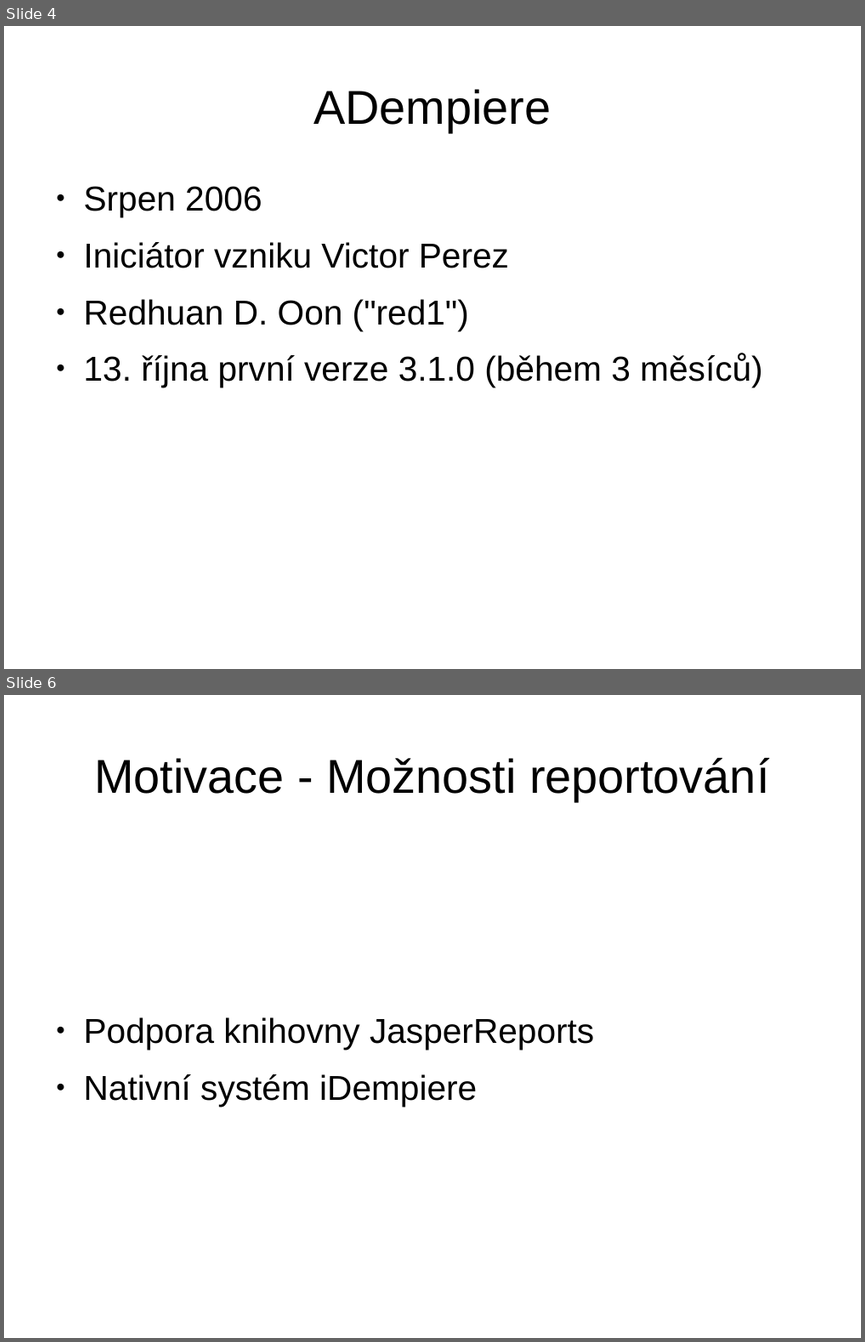
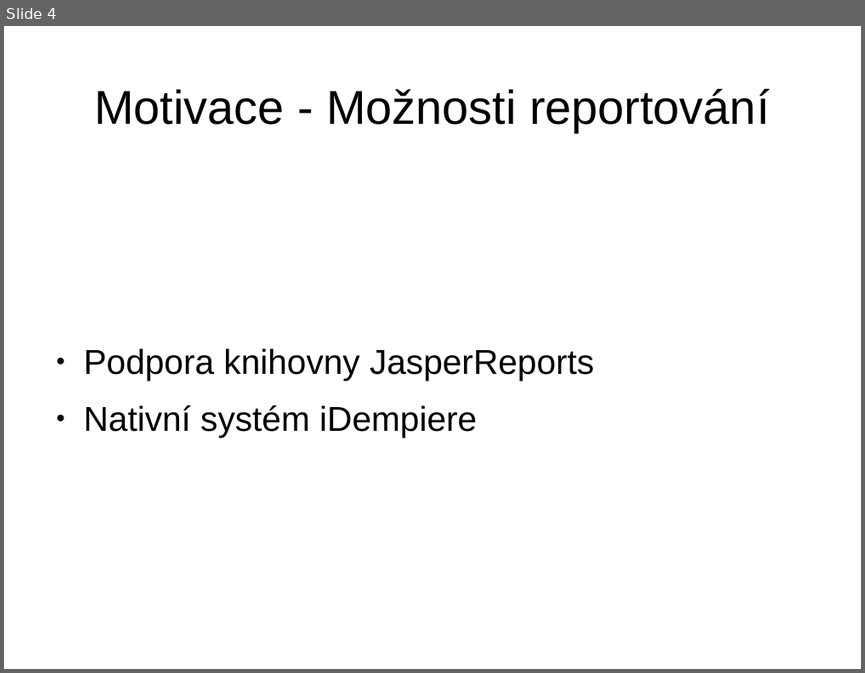
Before and after one commit to martin-vavrusak/mgr_statnice, a slide deck: !prezentace/vavrusak_WYSIVYG.odp. Shown one above the other, each under a label of ours: slides 4 and 6 before the commit, slide 4 after it; the slides between them are not shown. The pictures are 865x1342 and 865x673 pixels, drawn with LibreOffice and Linux fonts; fonts in the diff are those of the drawing. Boxes give left, top, right and bottom in pixels: in the first picture for what was removed or moved away, otherwise in the second. Text is boxed around its words. In the diff, an @@ line names an element or a change of style, - is before the commit and + after.

```diff
--- a/!prezentace/vavrusak_WYSIVYG.odp
+++ b/!prezentace/vavrusak_WYSIVYG.odp
@@ slide 4 removed at <box>4,26,861,669</box>, background #FFFFFF @@
@@ title removed at <box>313,89,551,132</box> @@
-ADempiere
@@ text removed at <box>84,186,762,387</box> @@
-● Srpen 2006
-● Iniciátor vzniku Victor Perez
-● Redhuan D. Oon ("red1")
-● 13. října první verze 3.1.0 (během 3 měsíců)
@@ what was slide 6 is now slide 4 @@
```
Also in this commit, not shown: 1 slide changed, 1 other slide removed, 5 other files.
